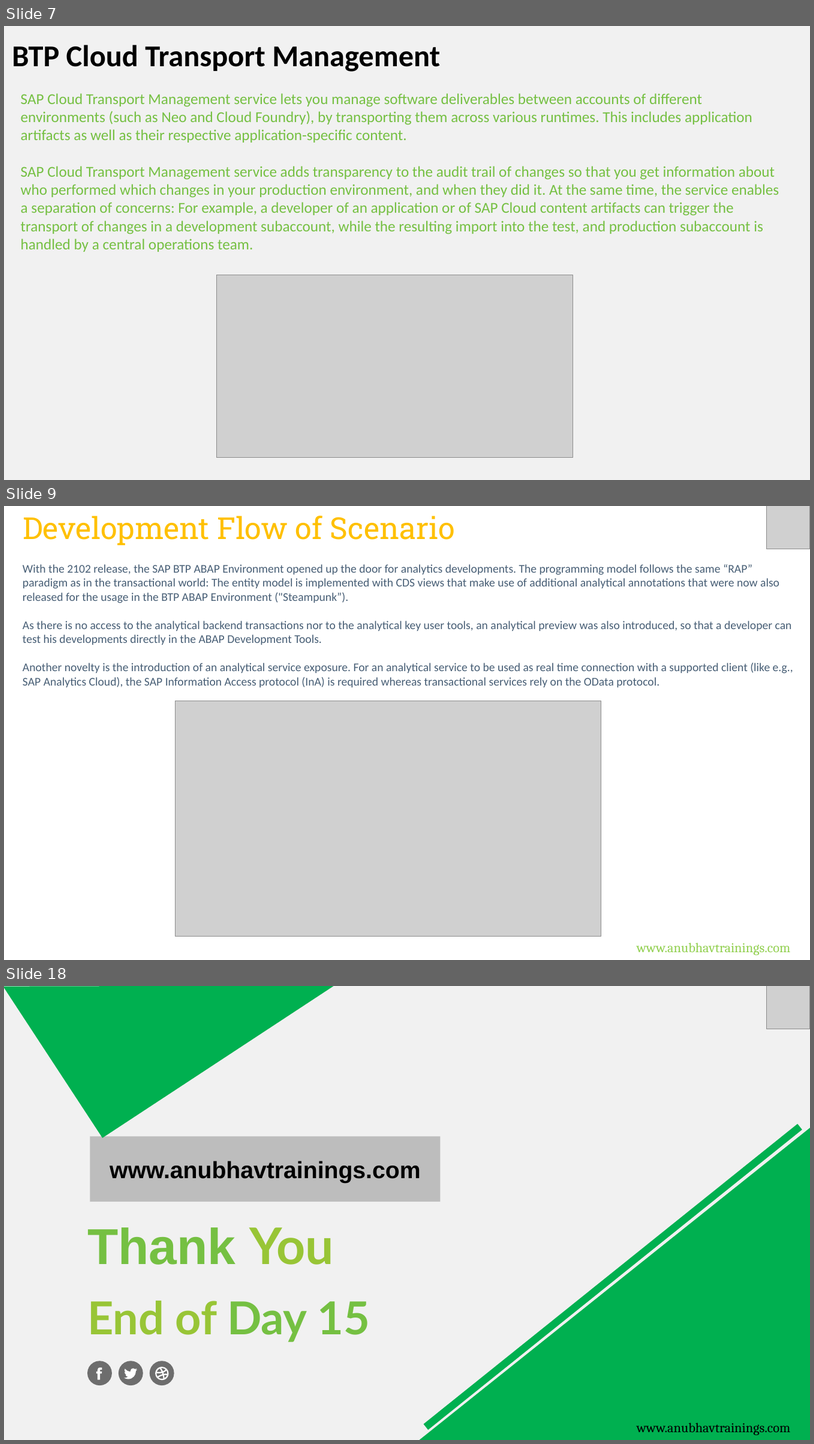
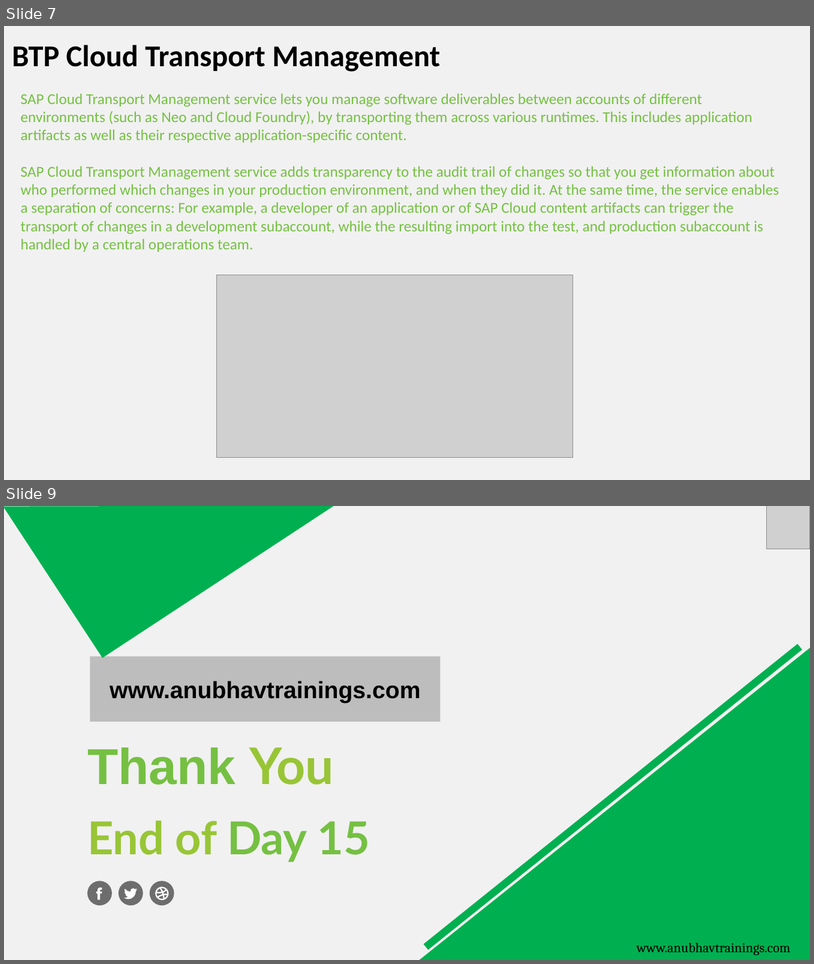
Before and after one commit to tprudhvisap/RAP_Training_Applied_Materials, a slide deck: Day 15/DAY-15.pptx. Shown one above the other, each under a label of ours: slides 7, 9 and 18 before the commit, slides 7 and 9 after it; the slides between them are not shown. The pictures are 814x1444 and 814x964 pixels, drawn with LibreOffice and Linux fonts; fonts in the diff are those of the drawing; grey boxes stand for pictures. Boxes give left, top, right and bottom in pixels: in the first picture for what was removed or moved away, otherwise in the second. Text is boxed around its words. In the diff, an @@ line names an element or a change of style, - is before the commit and + after.

```diff
--- a/Day 15/DAY-15.pptx
+++ b/Day 15/DAY-15.pptx
@@ slide 9 removed at box(4, 506, 810, 960), background #FFFFFF @@
@@ text removed at box(23, 516, 455, 546) @@
-Development Flow of Scenario
@@ picture removed at box(767, 506, 810, 549) @@
@@ text removed at box(23, 564, 794, 687) @@
-With the 2102 release, the SAP BTP ABAP Environment opened up the door for analytics developments. The programming model follows the same “RAP” paradigm as in the transactional world: The entity model is implemented with CDS views that make use of additional analytical annotations that were now also released for the usage in the BTP ABAP Environment ("Steampunk”).
-As there is no access to the analytical backend transactions nor to the analytical key user tools, an analytical preview was also introduced, so that a developer can test his developments directly in the ABAP Development Tools.
-Another novelty is the introduction of an analytical service exposure. For an analytical service to be used as real time connection with a supported client (like e.g., SAP Analytics Cloud), the SAP Information Access protocol (InA) is required whereas transactional services rely on the OData protocol.
@@ picture removed at box(175, 701, 601, 936) @@
@@ text removed at box(637, 942, 791, 955) @@
-www.anubhavtrainings.com
@@ what was slide 18 is now slide 9 @@
```
Also in this commit, not shown: 8 other slides removed, 1 other file.
